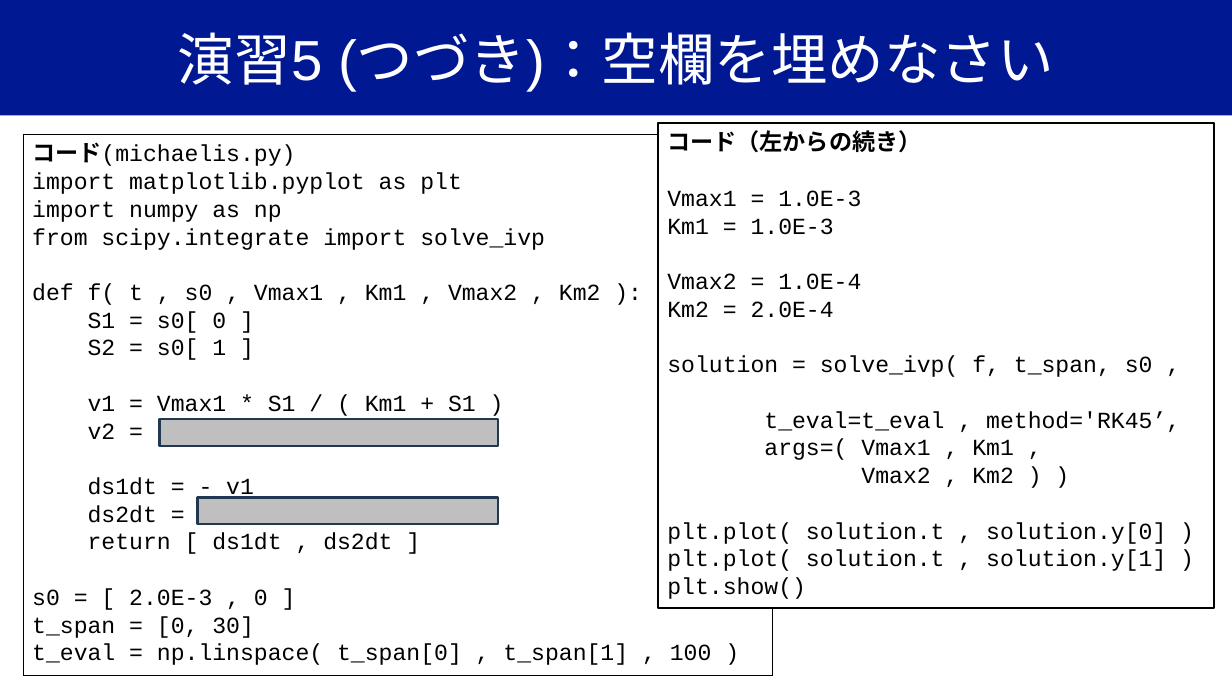
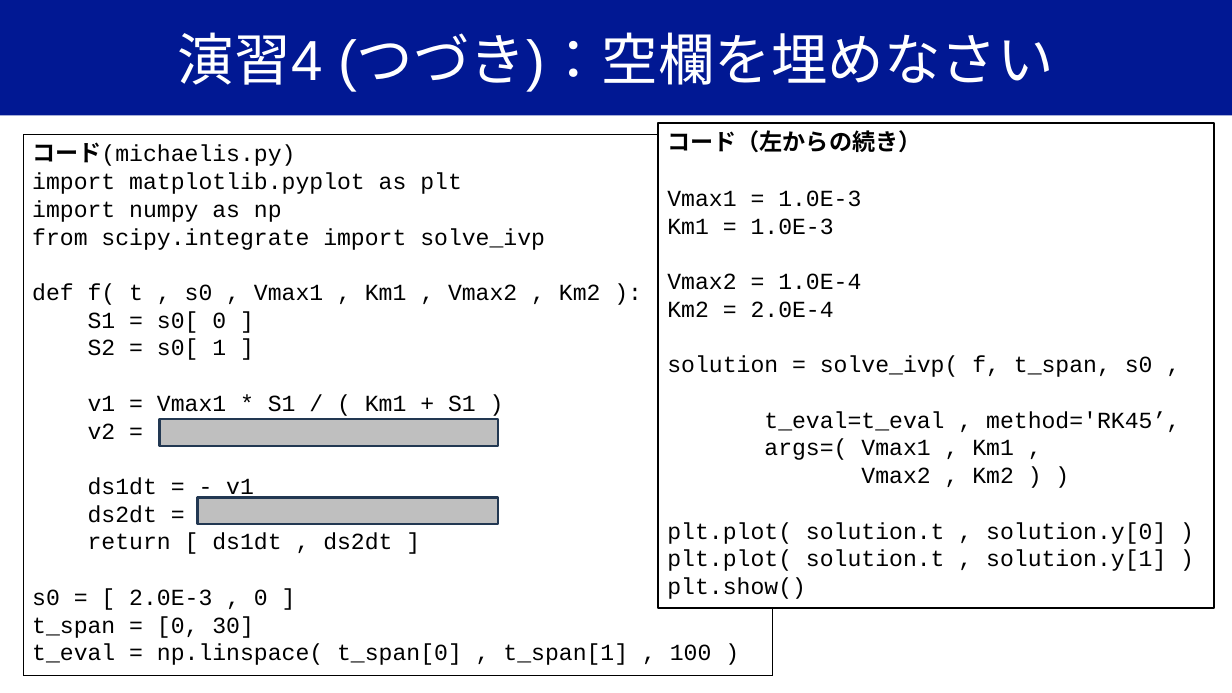
Before and after one commit to YugiLab/Lectures, a slide deck: slide 21 of DS2_2026/Day1/yugi_lecture1_ode.pptx (slide 25 before the commit). Drawn at 1232x693 pixels with LibreOffice and Linux fonts; fonts in the diff are those of the drawing. Boxes give left, top, right and bottom in pixels: in the first picture for what was removed or moved away, otherwise in the second. Text is boxed around its words. In the diff, an @@ line names an element or a change of style, - is before the commit and + after.

Commit message:
advanced assignments
いくつかの演習を発展課題に移動

```diff
--- a/DS2_2026/Day1/yugi_lecture1_ode.pptx
+++ b/DS2_2026/Day1/yugi_lecture1_ode.pptx
@@ title at [178, 32, 1053, 90]: text changed @@
-演習5 (つづき)：空欄を埋めなさい
+演習4 (つづき)：空欄を埋めなさい
```
Also in this commit, not shown: 8 other slides changed, 4 slides added, 2 slides removed, 2 other files.
